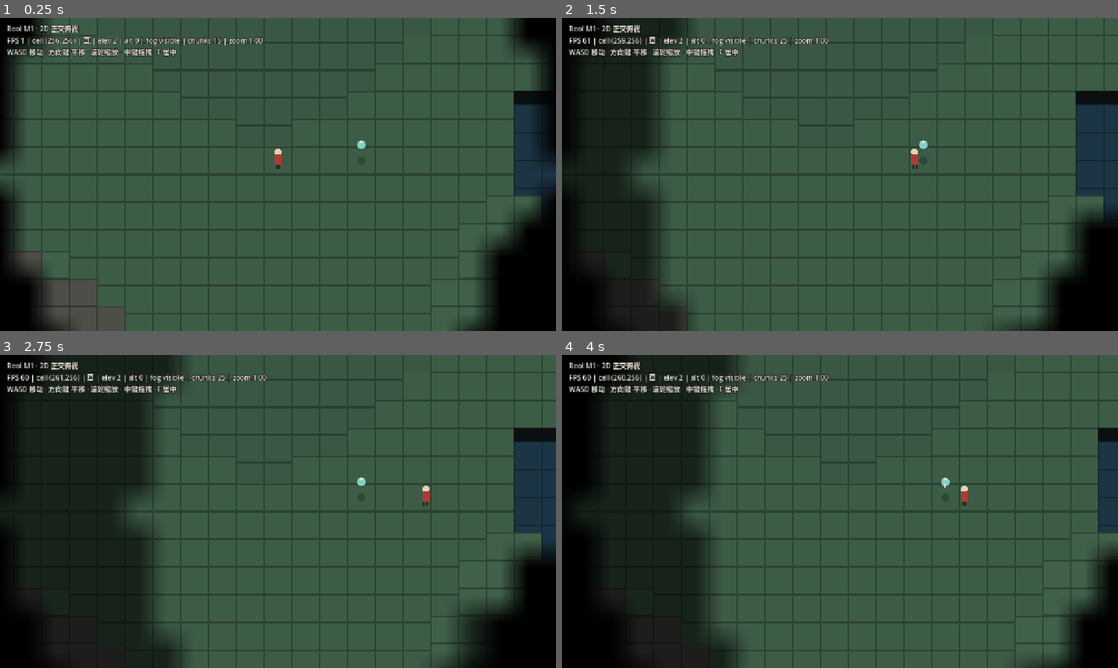
Above: before the commit, frames 1-4 (two rows, left to right).
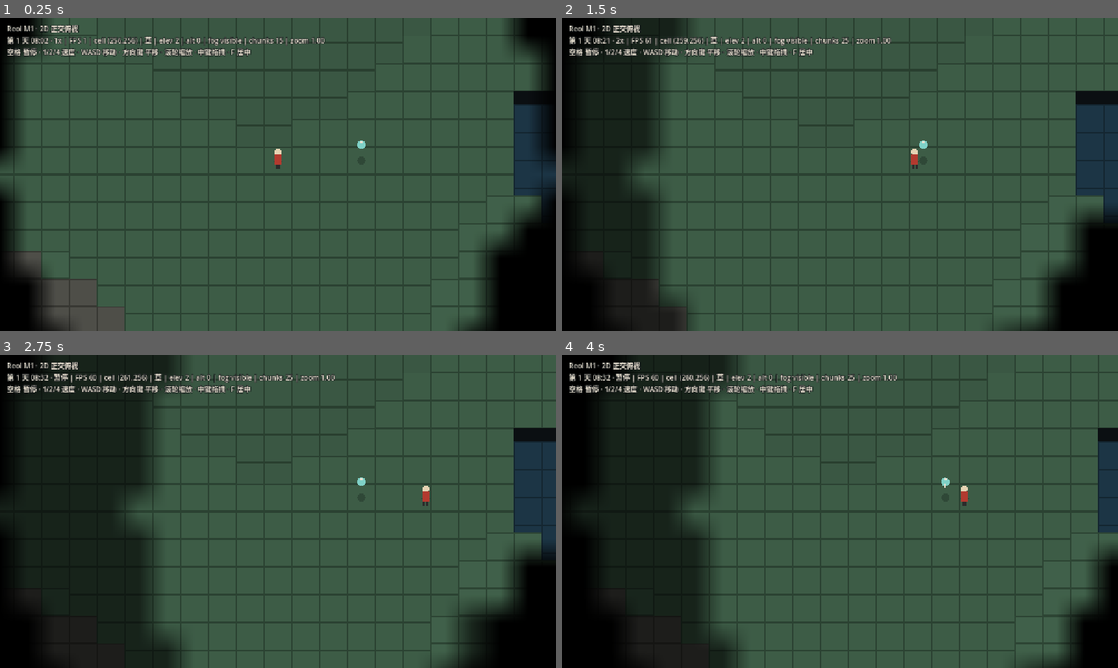
Above: after the commit, the same moments.

Repository: fewnfds/reol
Game: Godot game, scene res://scenes/main.tscn
Same seed, same stepped clock (60 frames per second), same inputs: the game is played once before the commit and once after it.
Inputs (mouse positions are in pixels of both pictures, inside the frame that each line leads up to):
- Up to frame 1 (0.25 s): no input
- Up to frame 2 (1.5 s): tap Enter at 0.5 s; move the mouse to (962, 158) at 0.52 s; hold D (move_right) 0.53-1.25 s; hold 1 (speed_1, bound only after the commit) 0.53-1.25 s; click (962, 158) at 0.67 s; tap 2 (speed_2, bound only after the commit) at 0.8 s; drag from (728, 190) to (812, 237) at 1.27 s
- Up to frame 3 (2.75 s): tap Space (toggle_pause, bound only after the commit) at 2 s; move the mouse to (333, 442) at 2.02 s; hold D (move_right) from 2.03 s (still down); hold 4 (speed_4, bound only after the commit) from 2.03 s (still down); tap 1 (speed_1, bound only after the commit) at 2.3 s
- Up to frame 4 (4 s): release D (move_right) at 2.75 s; release 4 (speed_4, bound only after the commit) at 2.75 s; drag from (812, 574) to (673, 464) at 2.77 s; tap Enter at 3.5 s; move the mouse to (1006, 558) at 3.52 s; hold A (move_left) from 3.53 s (still down); hold 4 (speed_4, bound only after the commit) from 3.53 s (still down); tap Left (camera_left) at 3.6 s

The runs differ from the first frame. In frame 1, 1.5% of the frame differs, in the area x 1-59%, y 5-13%; in frame 2, 1.5%; in frame 3, 1.5%; in frame 4, 1.5%.

Commit message:
feat: add game clock, pause/speed, and day-night cycle

Diff:
--- a/project.godot
+++ b/project.godot
@@ -18,6 +18,7 @@
 [autoload]
 
 _mcp_game_helper="*res://addons/godot_ai/runtime/game_helper.gd"
+GameClock="*res://scripts/autoload/game_clock.gd"
 
 [display]
 
@@ -87,6 +88,26 @@
 "events": [Object(InputEventMouseButton,"resource_local_to_scene":false,"resource_name":"","device":-1,"window_id":0,"a …(253 unchanged characters)…
 ]
 }
+toggle_pause={
+"deadzone": 0.5,
+"events": [Object(InputEventKey,"resource_local_to_scene":false,"resource_name":"","device":-1,"window_id":0,"alt_pressed":false,"shift_pressed":false,"ctrl_pressed":false,"meta_pressed":false,"pressed":false,"keycode":32,"physical_keycode":0,"key_label":0,"unicode":0,"location":0,"echo":false,"script":null)
+]
+}
+speed_1={
+"deadzone": 0.5,
+"events": [Object(InputEventKey,"resource_local_to_scene":false,"resource_name":"","device":-1,"window_id":0,"alt_pressed":false,"shift_pressed":false,"ctrl_pressed":false,"meta_pressed":false,"pressed":false,"keycode":49,"physical_keycode":0,"key_label":0,"unicode":0,"location":0,"echo":false,"script":null)
+]
+}
+speed_2={
+"deadzone": 0.5,
+"events": [Object(InputEventKey,"resource_local_to_scene":false,"resource_name":"","device":-1,"window_id":0,"alt_pressed":false,"shift_pressed":false,"ctrl_pressed":false,"meta_pressed":false,"pressed":false,"keycode":50,"physical_keycode":0,"key_label":0,"unicode":0,"location":0,"echo":false,"script":null)
+]
+}
+speed_4={
+"deadzone": 0.5,
+"events": [Object(InputEventKey,"resource_local_to_scene":false,"resource_name":"","device":-1,"window_id":0,"alt_pressed":false,"shift_pressed":false,"ctrl_pressed":false,"meta_pressed":false,"pressed":false,"keycode":52,"physical_keycode":0,"key_label":0,"unicode":0,"location":0,"echo":false,"script":null)
+]
+}
 
 [layer_names]
 
--- a/scenes/main.tscn
+++ b/scenes/main.tscn
@@ -6,9 +6,13 @@
 [ext_resource type="Script" path="res://scripts/world/camera_controller.gd" id="4_camera"]
 [ext_resource type="Script" path="res://scripts/ui/hud.gd" id="5_hud"]
 [ext_resource type="Script" path="res://scripts/world/fog_of_war.gd" id="6_fog"]
+[ext_resource type="Script" path="res://scripts/world/day_night.gd" id="7_day_night"]
 
 [node name="Main" type="Node2D"]
 script = ExtResource("1_main")
+
+[node name="DayNight" type="CanvasModulate" parent="."]
+script = ExtResource("7_day_night")
 
 [node name="World" type="Node2D" parent="."]
 script = ExtResource("2_world")
--- /dev/null
+++ b/scripts/autoload/game_clock.gd
@@ -0,0 +1,100 @@
+class_name ReolGameClock
+extends Node
+## Global game clock: fixed 10 Hz simulation ticks, pause, and 1x/2x/4x speed.
+##
+## 1 tick = 1 game minute. A full day is 1440 ticks (144 s at 1x).
+
+signal tick(tick_index: int)
+signal hour_changed(hour: int)
+signal day_changed(day: int)
+signal speed_changed(speed: float)
+signal paused_changed(paused_state: bool)
+
+const MINUTES_PER_HOUR: int = 60
+const MINUTES_PER_DAY: int = 1440
+
+@export var ticks_per_second: int = 10
+@export var minutes_per_tick: int = 1
+@export var start_minutes: int = 480
+
+var speed: float = 1.0
+var paused: bool = false
+var tick_index: int = 0
+var total_minutes: int = 0
+
+var _accumulator: float = 0.0
+
+
+func _ready() -> void:
+	process_mode = Node.PROCESS_MODE_ALWAYS
+	if total_minutes == 0:
+		total_minutes = start_minutes
+
+
+func _process(delta: float) -> void:
+	if paused:
+		return
+
+	_accumulator += delta * speed
+	var step: float = 1.0 / float(ticks_per_second)
+	var budget: int = 8
+	while _accumulator >= step and budget > 0:
+		_accumulator -= step
+		budget -= 1
+		_advance_tick()
+	if budget == 0:
+		_accumulator = 0.0
+
+
+func advance_ticks(count: int) -> void:
+	for _index in range(count):
+		_advance_tick()
+
+
+func _advance_tick() -> void:
+	var previous_hour: int = get_hour()
+	var previous_day: int = get_day()
+	tick_index += 1
+	total_minutes += minutes_per_tick
+	tick.emit(tick_index)
+	if get_hour() != previous_hour:
+		hour_changed.emit(get_hour())
+	if get_day() != previous_day:
+		day_changed.emit(get_day())
+
+
+func set_speed(value: float) -> void:
+	var next_speed: float = clampf(value, 1.0, 4.0)
+	if is_equal_approx(speed, next_speed):
+		return
+	speed = next_speed
+	speed_changed.emit(speed)
+
+
+func set_paused(value: bool) -> void:
+	if paused == value:
+		return
+	paused = value
+	if is_inside_tree():
+		get_tree().paused = value
+	paused_changed.emit(value)
+
+
+func toggle_pause() -> void:
+	set_paused(not paused)
+
+
+func get_day() -> int:
+	return floori(float(total_minutes) / float(MINUTES_PER_DAY))
+
+
+func get_hour() -> int:
+	return floori(float(total_minutes) / float(MINUTES_PER_HOUR)) % 24
+
+
+func get_minute() -> int:
+	return total_minutes % MINUTES_PER_HOUR
+
+
+func format_time() -> String:
+	return "第 %d 天 %02d:%02d" % [get_day() + 1, get_hour(), get_minute()]
--- a/scripts/main.gd
+++ b/scripts/main.gd
@@ -11,6 +11,7 @@
 
 
 func _ready() -> void:
+	process_mode = Node.PROCESS_MODE_ALWAYS
 	RenderingServer.set_default_clear_color(Color("#0b0f12"))
 	var spawn_cell: Vector2i = world.find_spawn_cell()
 	player.spawn_at(spawn_cell)
@@ -30,3 +31,18 @@
 	fog.set_focus(player.cell)
 	if _flying != null:
 		_flying.visible = fog.is_cell_visible(_flying.cell)
+
+
+func _unhandled_input(event: InputEvent) -> void:
+	if event.is_action_pressed("toggle_pause"):
+		GameClock.toggle_pause()
+		get_viewport().set_input_as_handled()
+	elif event.is_action_pressed("speed_1"):
+		GameClock.set_speed(1.0)
+		get_viewport().set_input_as_handled()
+	elif event.is_action_pressed("speed_2"):
+		GameClock.set_speed(2.0)
+		get_viewport().set_input_as_handled()
+	elif event.is_action_pressed("speed_4"):
+		GameClock.set_speed(4.0)
+		get_viewport().set_input_as_handled()
--- a/scripts/ui/hud.gd
+++ b/scripts/ui/hud.gd
@@ -10,6 +10,7 @@
 
 
 func _ready() -> void:
+	process_mode = Node.PROCESS_MODE_ALWAYS
 	_label = Label.new()
 	_label.position = Vector2(16.0, 12.0)
 	_label.mouse_filter = Control.MOUSE_FILTER_IGNORE
@@ -41,9 +42,12 @@
 	if _fog != null:
 		var fog_states: Array[String] = ["hidden", "explored", "visible"]
 		fog_text = fog_states[_fog.get_state(_player.cell)]
+	var speed_text: String = "暂停" if GameClock.paused else "%dx" % int(GameClock.speed)
 	_label.text = (
-		"Reol M1 · 2D 正交俯视\nFPS %d | cell (%d,%d) | %s | elev %d | alt %d | fog %s | chunks %d | zoom %.2f\nWASD 移动 · 方向键 平移 · 滚轮缩放 · 中键拖拽 · F 居中"
+		"Reol M1 · 2D 正交俯视\n%s · %s | FPS %d | cell (%d,%d) | %s | elev %d | alt %d | fog %s | chunks %d | zoom %.2f\n空格 暂停 · 1/2/4 速度 · WASD 移动 · 方向键 平移 · 滚轮缩放 · 中键拖拽 · F 居中"
 		% [
+			GameClock.format_time(),
+			speed_text,
 			int(Engine.get_frames_per_second()),
 			_player.cell.x,
 			_player.cell.y,
--- a/scripts/world/camera_controller.gd
+++ b/scripts/world/camera_controller.gd
@@ -10,6 +10,10 @@
 var _world_rect: Rect2 = Rect2()
 var _focus_target: Node2D
 var _dragging: bool = false
+
+
+func _ready() -> void:
+	process_mode = Node.PROCESS_MODE_ALWAYS
 
 
 func setup(world_rect: Rect2, start_position: Vector2) -> void:
--- /dev/null
+++ b/scripts/world/day_night.gd
@@ -0,0 +1,28 @@
+class_name DayNight
+extends CanvasModulate
+## Tints the world by time of day. HUD lives on its own CanvasLayer, so it
+## stays readable at night.
+
+const NIGHT := Color(0.34, 0.4, 0.58)
+const DAWN := Color(0.96, 0.82, 0.7)
+const DAY := Color(1.0, 1.0, 1.0)
+const DUSK := Color(0.95, 0.72, 0.62)
+
+
+func _process(_delta: float) -> void:
+	var hour: float = float(GameClock.get_hour()) + float(GameClock.get_minute()) / 60.0
+	color = _color_for_hour(hour)
+
+
+func _color_for_hour(hour: float) -> Color:
+	if hour < 5.0:
+		return NIGHT
+	if hour < 7.0:
+		return NIGHT.lerp(DAWN, smoothstep(5.0, 7.0, hour))
+	if hour < 17.0:
+		return DAY
+	if hour < 19.0:
+		return DAY.lerp(DUSK, smoothstep(17.0, 19.0, hour))
+	if hour < 21.0:
+		return DUSK.lerp(NIGHT, smoothstep(19.0, 21.0, hour))
+	return NIGHT
--- a/scripts/world/world.gd
+++ b/scripts/world/world.gd
@@ -131,6 +131,10 @@
 		return false
 	var from_elevation: int = get_elevation(from_cell)
 	var to_elevation: int = get_elevation(to_cell)
+	return elevation_step_allowed(from_elevation, to_elevation)
+
+
+static func elevation_step_allowed(from_elevation: int, to_elevation: int) -> bool:
 	return absi(to_elevation - from_elevation) <= 1
 
 
--- a/tests/run_tests.gd
+++ b/tests/run_tests.gd
@@ -130,6 +130,10 @@
 		"center_camera",
 		"zoom_in",
 		"zoom_out",
+		"toggle_pause",
+		"speed_1",
+		"speed_2",
+		"speed_4",
 	]
 	for action in actions:
 		assert_true(InputMap.has_action(action), "input action exists: %s" % action)
@@ -197,6 +201,40 @@
 	world.free()
 
 
+func test_elevation_step_rule() -> void:
+	assert_true(
+		ReolWorld.elevation_step_allowed(1, 2),
+		"one-level step is allowed"
+	)
+	assert_true(
+		ReolWorld.elevation_step_allowed(2, 2),
+		"same elevation is allowed"
+	)
+	assert_true(
+		not ReolWorld.elevation_step_allowed(0, 2),
+		"two-level cliff is blocked"
+	)
+
+
+func test_game_clock_time_math() -> void:
+	var clock := ReolGameClock.new()
+	clock.advance_ticks(60)
+	assert_eq(clock.get_hour(), 1, "60 ticks = 01:00")
+	assert_eq(clock.get_minute(), 0, "60 ticks have zero minutes")
+
+	clock.advance_ticks(1439)
+	assert_eq(clock.get_day(), 1, "1499 ticks enter day 1")
+	assert_eq(clock.get_hour(), 0, "1499 ticks wrap to 00:xx")
+	assert_eq(clock.get_minute(), 59, "1499 ticks have 59 minutes")
+	assert_eq(clock.format_time(), "第 2 天 00:59", "formatted clock")
+
+	clock.set_speed(2.0)
+	assert_eq(clock.speed, 2.0, "speed can be set to 2x")
+	clock.set_speed(10.0)
+	assert_eq(clock.speed, 4.0, "speed clamps to 4x")
+	clock.free()
+
+
 func test_scripts_parse() -> void:
 	var files: Array[String] = []
 	_collect_gd_files("res://scripts", files)
Not shown: 1 places in scenes/main.tscn that only renumber resources
Not shown, added: scripts/autoload/game_clock.gd.uid
Not shown, added: scripts/world/day_night.gd.uid
Not shown, changed: AGENTS.md
Not shown, changed: docs/BASELINE.md
Not shown, changed: docs/GAME-BRIEF.md
Not shown, changed: docs/ROADMAP.md
